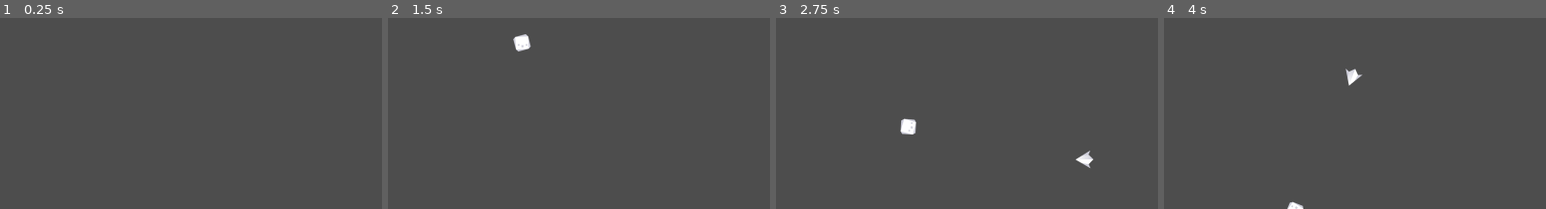
Above: before the commit, frames 1-4 (left to right).
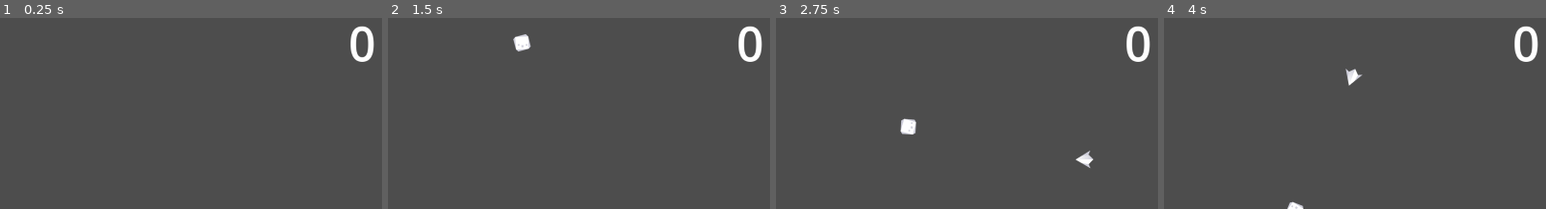
Above: after the commit, the same moments.

Repository: scytail/Asteroids
Game: Godot game, scene res://Scenes/main.tscn
The game is run twice, just before and just after one commit, with the same random seed, the same clock (stepped at 60 frames per second) and the same inputs.
Inputs:
- Up to frame 1 (0.25 s): no input
- Up to frame 2 (1.5 s): tap Enter at 0.5 s; hold D (rotate_right) 0.53-1.28 s; hold Space (shoot) 0.53-1.28 s; hold S (move_backward) from 1.28 s (still down); tap Space (shoot) at 1.35 s
- Up to frame 3 (2.75 s): release S (move_backward) at 2.03 s; hold D (rotate_right) from 2.03 s (still down); hold Space (shoot) from 2.03 s (still down)
- Up to frame 4 (4 s): release D (rotate_right) at 2.78 s; release Space (shoot) at 2.78 s; hold W (move_forward) 2.78-3.53 s; tap Space (shoot) at 2.85 s; hold A (rotate_left) from 3.53 s (still down); hold Space (shoot) from 3.53 s (still down)
The pictures show only the part of the screen within x 3-53%, y 2-52%; the shares and areas given below are measured in that part.

The runs differ from the first frame. In frame 1, 0.6% of the frame differs, in the area x 91-98%, y 4-23%; in frame 2, 0.6%; in frame 3, 0.6%; in frame 4, 0.6%.

Commit message:
Add score counting

Diff:
--- /dev/null
+++ b/Scenes/hud.tscn
@@ -0,0 +1,17 @@
+[gd_scene load_steps=2 format=3 uid="uid://g2r4kyl6n1aq"]
+
+[ext_resource type="Script" path="res://Scripts/hud.gd" id="1_7dbrd"]
+
+[node name="HUD" type="CanvasLayer"]
+script = ExtResource("1_7dbrd")
+
+[node name="ScoreLabel" type="Label" parent="."]
+anchors_preset = 5
+anchor_left = 0.5
+anchor_right = 0.5
+offset_left = -20.0
+offset_right = 20.0
+offset_bottom = 88.0
+grow_horizontal = 2
+theme_override_font_sizes/font_size = 128
+text = "0"
--- a/Scenes/main.tscn
+++ b/Scenes/main.tscn
@@ -1,9 +1,10 @@
-[gd_scene load_steps=6 format=3 uid="uid://bovvsg2h8jhxs"]
+[gd_scene load_steps=7 format=3 uid="uid://bovvsg2h8jhxs"]
 
 [ext_resource type="PackedScene" uid="uid://cmt850puws3s5" path="res://Scenes/player.tscn" id="1_21iwi"]
 [ext_resource type="Script" path="res://Scripts/main.gd" id="1_hur88"]
 [ext_resource type="PackedScene" uid="uid://cptl663di64h2" path="res://Scenes/asteroid_square.tscn" id="2_84prt"]
 [ext_resource type="PackedScene" uid="uid://bssdnv4qngu7k" path="res://Scenes/asteroid_circle.tscn" id="2_h5ie1"]
+[ext_resource type="PackedScene" uid="uid://g2r4kyl6n1aq" path="res://Scenes/hud.tscn" id="5_lfh4m"]
 
 [sub_resource type="Curve2D" id="Curve2D_6ryen"]
 _data = {
@@ -25,4 +26,6 @@
 
 [node name="AsteroidTimer" type="Timer" parent="."]
 
+[node name="HUD" parent="." instance=ExtResource("5_lfh4m")]
+
 [connection signal="timeout" from="AsteroidTimer" to="." method="_on_asteroid_timer_timeout"]
--- a/Scripts/asteroid.gd
+++ b/Scripts/asteroid.gd
@@ -1,6 +1,7 @@
 extends InteractiveEntity
 
 @export var max_rotation_velocity = 5
+@export var point_value = 1
 
 
 func _ready():
@@ -11,3 +12,8 @@
 func _on_body_entered(body):
 	if (!body.is_in_group("asteroids")):
 		body.take_damage()
+
+
+func take_damage():
+	super.take_damage()
+	get_tree().get_current_scene().add_points(point_value)
--- /dev/null
+++ b/Scripts/hud.gd
@@ -0,0 +1,4 @@
+extends CanvasLayer
+
+func update_score(score: int):
+	$ScoreLabel.text = str(score)
--- a/Scripts/main.gd
+++ b/Scripts/main.gd
@@ -1,6 +1,8 @@
 extends Node2D
 
 @export var asteroid_scene: Array[PackedScene]
+
+var score: int
 
 # Called when the node enters the scene tree for the first time.
 func _ready():
@@ -11,6 +13,11 @@
 func game_over():
 	$AsteroidTimer.stop()
 	_quit_game()
+
+
+func add_points(points):
+	score += points
+	$HUD.update_score(score)
 
 
 func _unhandled_key_input(event):
